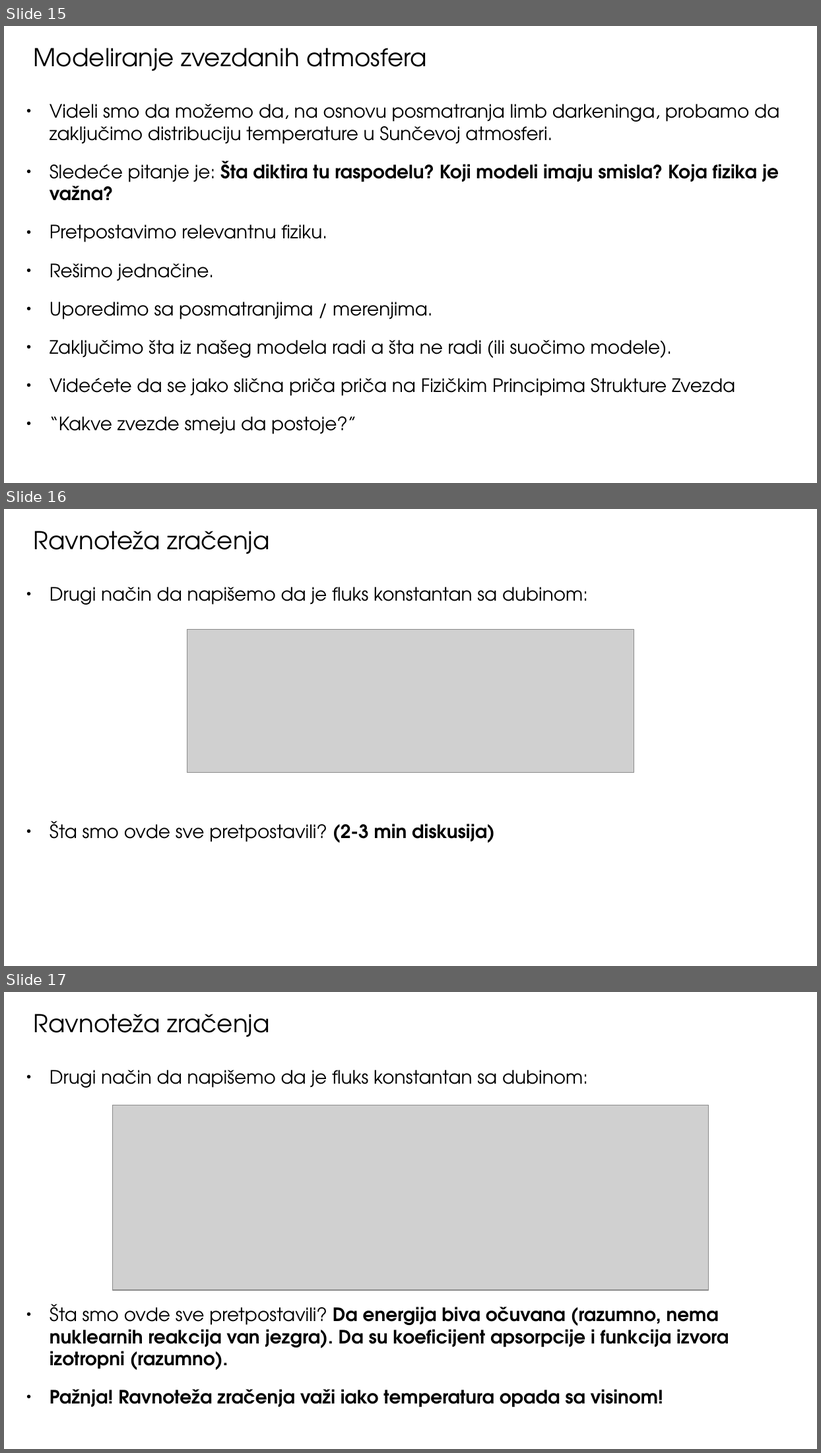
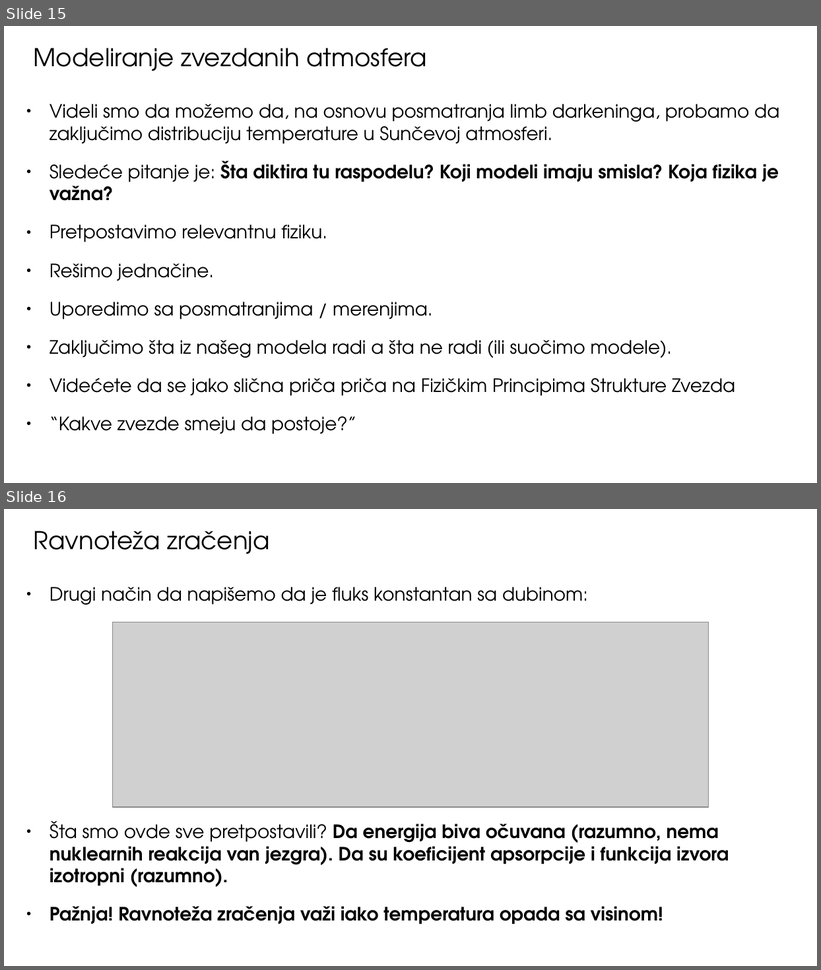
Before and after one commit to ivanzmilic/TZS_matf, a slide deck: old/2024/Predavanja/Predavanje_05_Atmosfere_u_RZ.pptx. Shown one above the other, each under a label of ours: slides 15, 16 and 17 before the commit, slides 15 and 16 after it. The pictures are 821x1453 and 821x970 pixels, drawn with LibreOffice and Linux fonts; fonts in the diff are those of the drawing; grey boxes stand for pictures. Boxes give left, top, right and bottom in pixels: in the first picture for what was removed or moved away, otherwise in the second. Text is boxed around its words. In the diff, an @@ line names an element or a change of style, - is before the commit and + after.

```diff
--- a/old/2024/Predavanja/Predavanje_05_Atmosfere_u_RZ.pptx
+++ b/old/2024/Predavanja/Predavanje_05_Atmosfere_u_RZ.pptx
@@ slide 16 removed at bbox=[4, 509, 817, 966], background #FFFFFF @@
@@ title removed at bbox=[34, 531, 269, 554] @@
-Ravnoteža zračenja
@@ text removed at bbox=[50, 587, 588, 843] @@
-● Drugi način da napišemo da je fluks konstantan sa dubinom:
-● Šta smo ovde sve pretpostavili? (2-3 min diskusija)
@@ picture removed at bbox=[187, 629, 634, 773] @@
@@ what was slide 17 is now slide 16 @@
```
Also in this commit, not shown: 35 other files.
